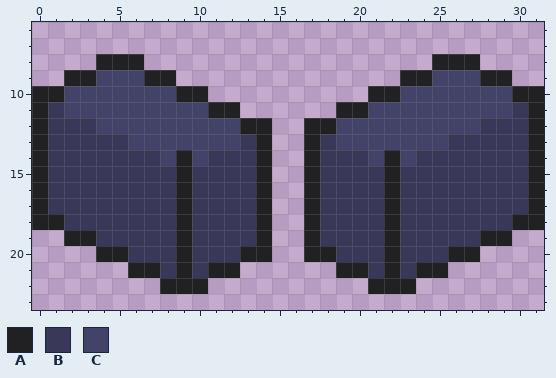
Pixel-art sprite -- RaidersOfTheDamned/sprites/spDoorOneWayNS/5319472b-f234-48c2-beb8-69fea1410e19.png. The picture above was drawn from the file before the commit.
The file is 32x32 pixels. Shown: x 0..31, y 6..23.
Palette (. is transparent): A #212123  B #3a3858  C #43436a
Pixels before, first column x 0:
 8 ....AAA..................AAA....
 9 ..AACCCAA..............AACCCAA..
10 AACCCCCCCAA..........AACCCCCCCAA
11 ABCCCCCCCCCAA......AACCCCCCCCCBA
12 ABBBCCCCCCCCCAA..AACCCCCCCCCBBBA
13 ABBBBBCCCCCCCBA..ABCCCCCCCBBBBBA
14 ABBBBBBBCACBBBA..ABBBCACBBBBBBBA
15 ABBBBBBBBABBBBA..ABBBBABBBBBBBBA
16 ABBBBBBBBABBBBA..ABBBBABBBBBBBBA
17 ABBBBBBBBABBBBA..ABBBBABBBBBBBBA
18 AABBBBBBBABBBBA..ABBBBABBBBBBBAA
19 ..AABBBBBABBBBA..ABBBBABBBBBAA..
20 ....AABBBABBBAA..AABBBABBBAA....
21 ......AABABAA......AABABAA......
22 ........AAA..........AAA........
Now the later version:
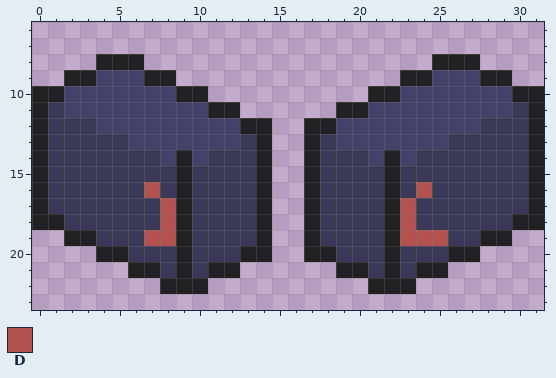
Colours new in this view: D #b45252
From old to new:
y 16: x 7 B -> D; x 24 B -> D
y 17..18: x 8 B -> D; x 23 B -> D
y 19: x 7..8 BB -> DD; x 23..25 BBB -> DDD
Boxes around the changes in both pictures, in picture pixels (x1, y1, x2, y2):
changed: (144, 182, 176, 246)
changed: (400, 182, 448, 246)
